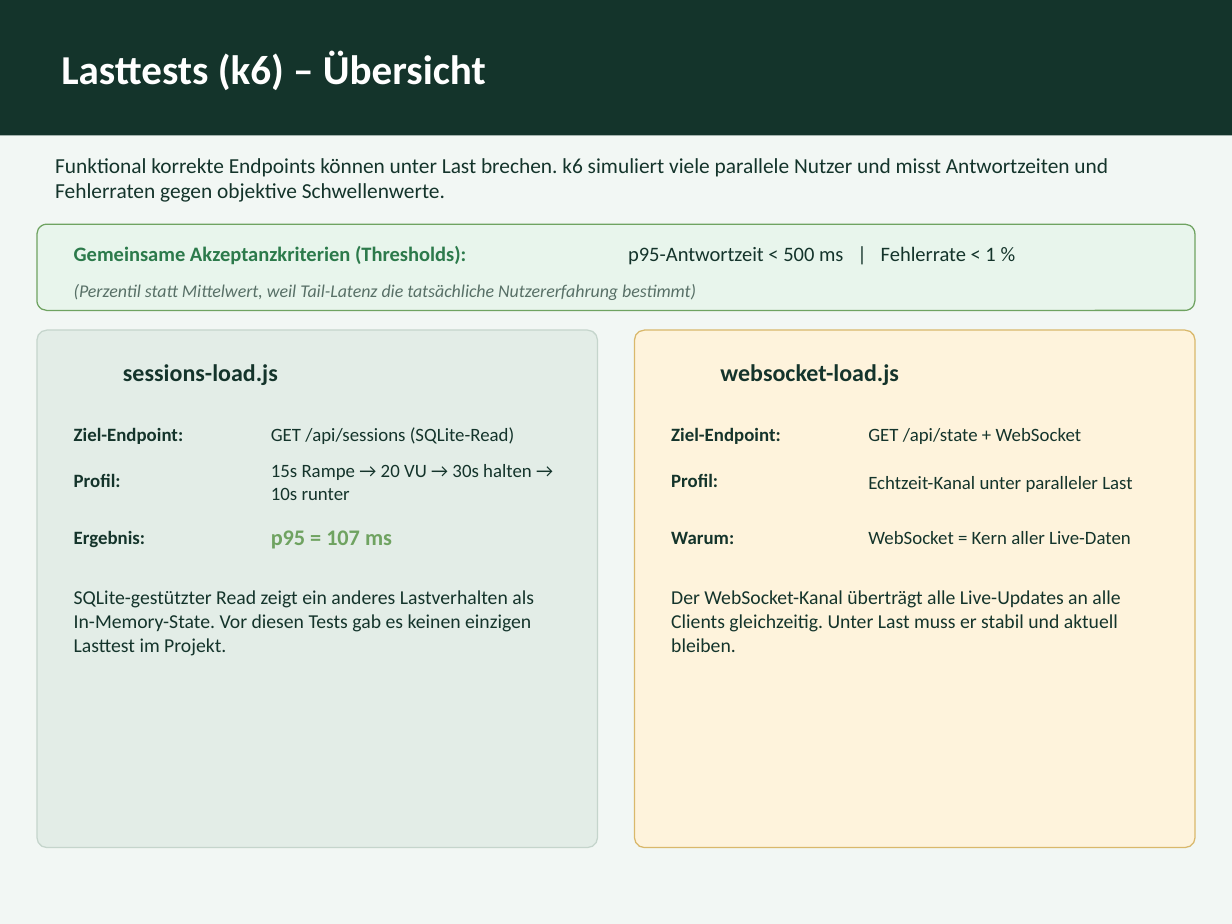
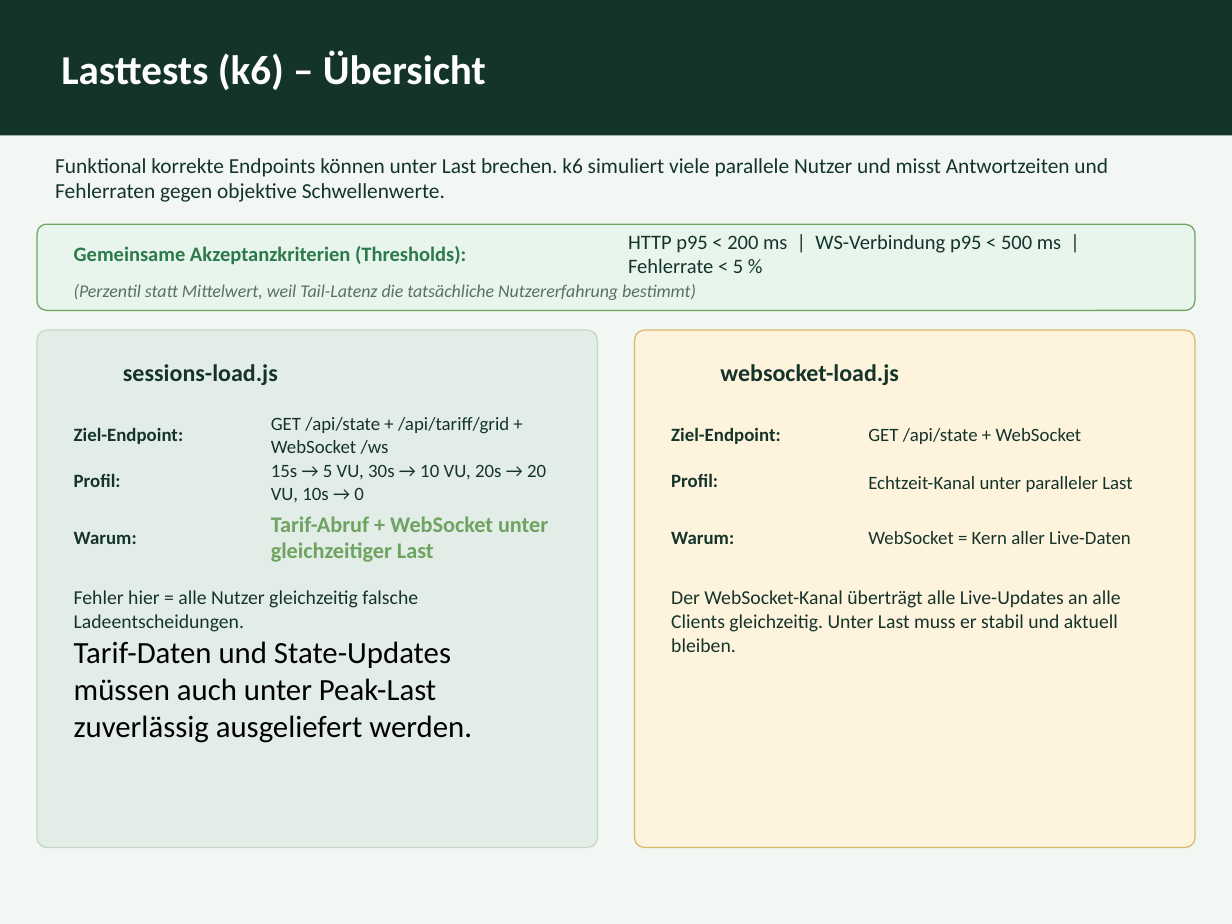
Before and after one commit to moserseb123/evcc, a slide deck: slide 13 of WAT4/kalt/PRESENTATION.pptx. Drawn at 1232x924 pixels with LibreOffice and Linux fonts; fonts in the diff are those of the drawing. Boxes give left, top, right and bottom in pixels: in the first picture for what was removed or moved away, otherwise in the second. Text is boxed around its words. In the diff, an @@ line names an element or a change of style, - is before the commit and + after.

```diff
--- a/WAT4/kalt/PRESENTATION.pptx
+++ b/WAT4/kalt/PRESENTATION.pptx
@@ text at [628,234,1061,273]: text changed @@
-p95-Antwortzeit < 500 ms | Fehlerrate < 1 %
+HTTP p95 < 200 ms | WS-Verbindung p95 < 500 ms | Fehlerrate < 5 %
@@ text at [271,417,509,454]: text changed @@
-GET /api/sessions (SQLite-Read)
+GET /api/state + /api/tariff/grid + WebSocket /ws
@@ text at [271,465,546,502]: text changed @@
-15s Rampe → 20 VU → 30s halten → 10s runter
+15s → 5 VU, 30s → 10 VU, 20s → 20 VU, 10s → 0
@@ text at [74,531,137,544]: text changed @@
-Ergebnis:
+Warum:
@@ text at [271,516,548,562]: text changed @@
-p95 = 107 ms
+Tarif-Abruf + WebSocket unter gleichzeitiger Last
@@ text at [74,590,472,743]: text changed; size 11.5 to 18 pt; text colour #14342B to #000000 @@
-SQLite-gestützter Read zeigt ein anderes Lastverhalten als In-Memory-State. Vor diesen Tests gab es keinen einzigen Lasttest im Projekt.
+Fehler hier = alle Nutzer gleichzeitig falsche Ladeentscheidungen.
+Tarif-Daten und State-Updates müssen auch unter Peak-Last zuverlässig ausgeliefert werden.
```
Also in this commit, not shown: 9 other slides changed, 21 other files.
